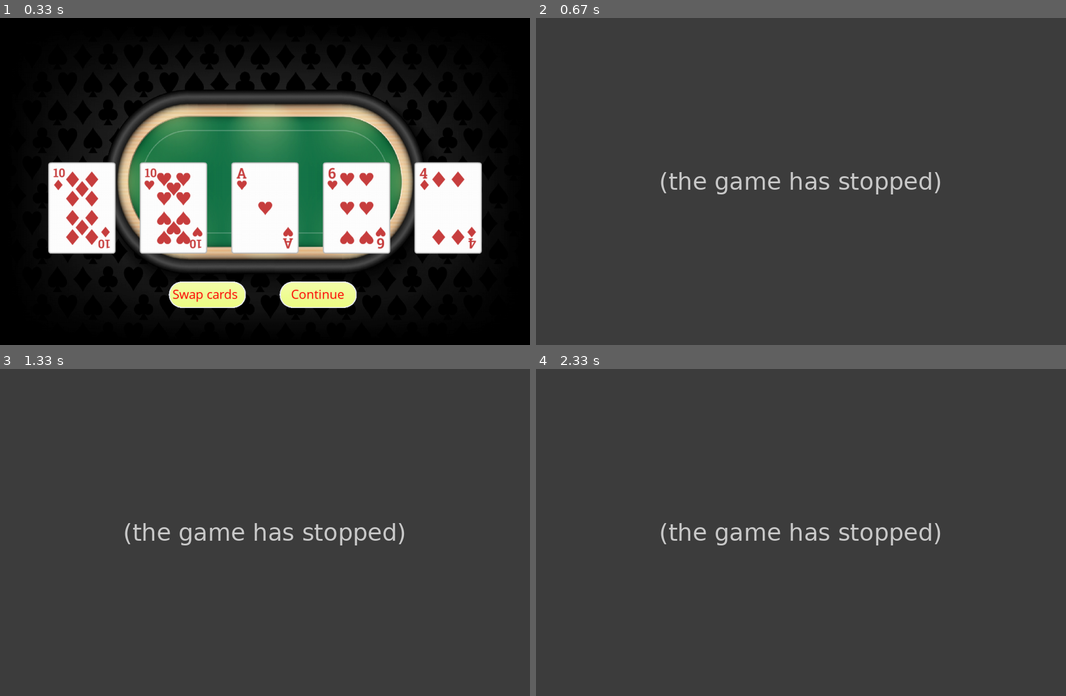
Above: before the commit, frames 1-4 (two rows, left to right).
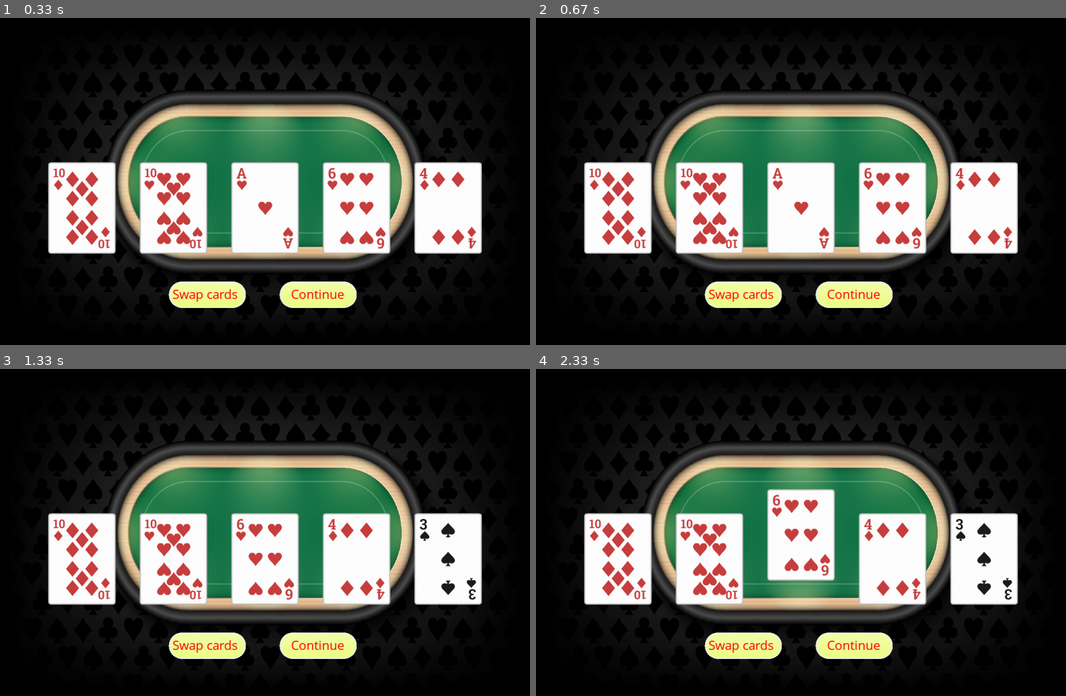
Above: after the commit, the same moments.

Repository: jungleistx/poker_game
Game: pygame game, started from main.py
Two runs of this game, one before a commit and one after it. Both use one fixed random seed, a clock stepped at 60 frames per second and the inputs below.
Inputs (mouse positions are in pixels of both pictures, inside the frame that each line leads up to):
- Up to frame 1 (0.33 s): no input
- Up to frame 2 (0.67 s): tap S at 0.33 s
- Up to frame 3 (1.33 s): click (265, 555) at 0.72 s; hold S from 1 s (still down)
- Up to frame 4 (2.33 s): release S at 1.47 s; tap 1 at 1.5 s; click "Continue" at 1.88 s; click (806, 568) at 2.22 s

Frame 1 is identical in both runs. In frame 2, 96% of the frame differs, in the area x 0-100%, y 0-100%; in frame 3, 96%; in frame 4, 96%.
Error before the commit: AttributeError: 'Player' object has no attribute 'check_swaps' (window.py line 88); the game stopped at 0.33 s (later frames are placeholders)

Commit message:
mod Window, fix proper methodcall when s-key pressed

Diff:
--- a/classes/window.py
+++ b/classes/window.py
@@ -85,7 +85,8 @@
 	def check_event_keys(self, event):
 		if event.key == pygame_instance.K_s:
 			if not self.game.card_swap_used:
-				self.game.player.check_swaps(self.game)
+				if self.game.player.swap_cards():
+					self.game.card_swap_used = True
 			else:
 				self.game.player.reset_card_positions()
 		elif event.key == pygame_instance.K_c:
